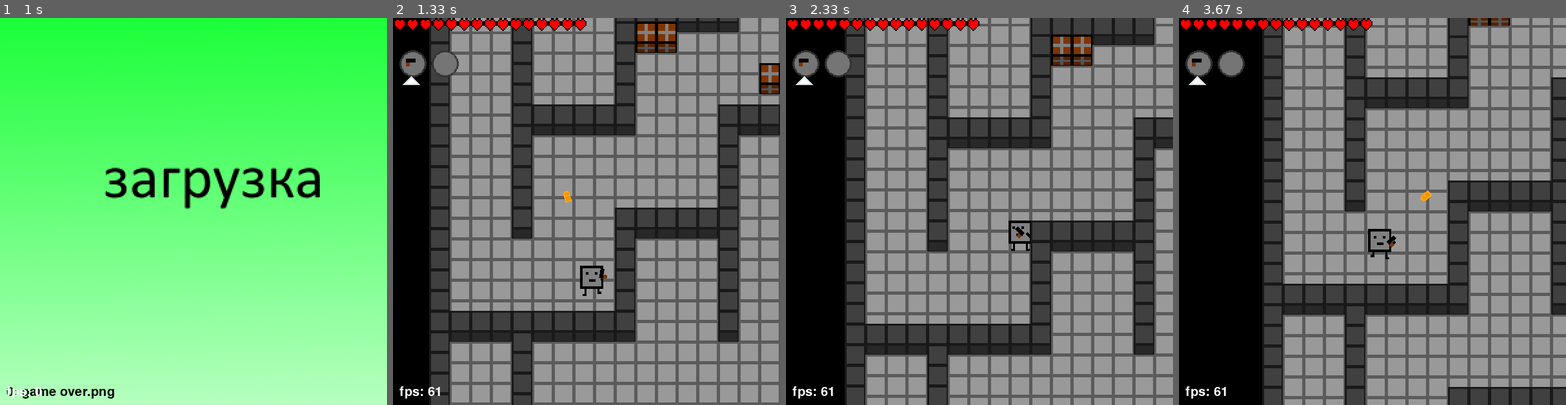
Above: before the commit, frames 1-4 (left to right).
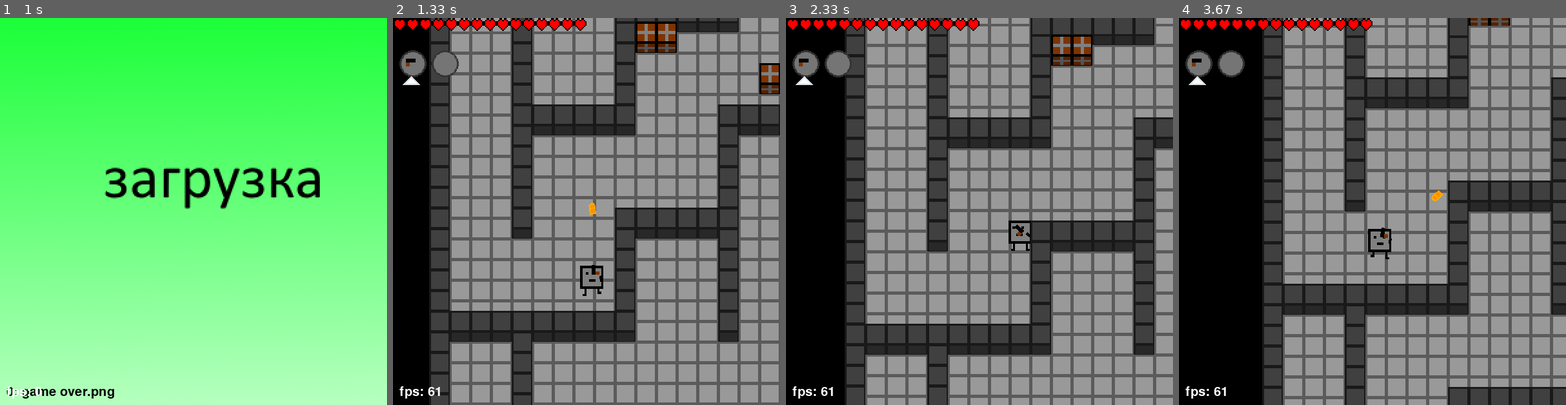
Above: after the commit, the same moments.

Repository: Va-Dim-tech/project-pygame
Game: pygame game, started from main.py
The game is run twice, just before and just after one commit, with the same random seed, the same clock (stepped at 60 frames per second) and the same inputs.
Inputs (mouse positions are in pixels of both pictures, inside the frame that each line leads up to):
- Up to frame 1 (1 s): press the mouse at (170, 126) at 0.37 s; move the mouse to (119, 215) at 0.47 s; release the mouse at (73, 304) at 0.6 s; click (170, 126) at 0.72 s
- Up to frame 2 (1.33 s): press the mouse at (563, 126) at 1.2 s; move the mouse to (594, 168) at 1.3 s
- Up to frame 3 (2.33 s): release the mouse at (1018, 211) at 1.43 s; hold D 1.5-1.97 s; move the mouse to (1126, 358) at 1.53 s; hold W 2-2.3 s; move the mouse to (863, 95) at 2.03 s
- Up to frame 4 (3.67 s): hold D 2.33-2.8 s; move the mouse to (1364, 350) at 2.37 s; hold A 2.83-3.37 s; move the mouse to (1229, 184) at 2.87 s; hold S from 3.4 s (still down); move the mouse to (1387, 196) at 3.43 s

Frame 1 is identical in both runs. In frame 2, 0.1% of the frame differs, in the area x 44-56%, y 44-69%; in frame 3, less than 0.1%; in frame 4, 0.2%, in the area x 52-69%, y 44-60%.

Commit message:
исправленны ошибки с направлением стрельбы и поворотом оружия

Diff:
--- a/client.py
+++ b/client.py
@@ -18,10 +18,10 @@
         self.netdat = None
         self.state = 0
         self.instantsend = True
-        self.addres = '127.0.0.1:55555'
+        self.addres = '127.0.0.1'
         self.port = 55555
         self.mainsock = None
-        self.prefered_buffer_len = 2000
+        self.prefered_buffer_len = 5000
         self.game = None
         self.keep_alive_time = 2
         self.keep_alive_time_t = time()
--- a/data/guns.txt
+++ b/data/guns.txt
@@ -6,7 +6,7 @@
 imagen pic 0,0
 imagef pic 0,1
 bullet default
-sdvig 0,0
+sdvig 1,4
 param 0 0.5
 param 1 0.6
 param 2 2
--- a/game.py
+++ b/game.py
@@ -427,9 +427,9 @@
 
     def eventer(self, event):
         if self.playerclass != None:
-            if event.type == pygame.MOUSEMOTION:
-
-                self.playerclass.cursorubdate(all.curpos - self.curvec)
+            #if event.type == pygame.MOUSEMOTION:
+
+                #self.playerclass.cursorubdate(all.curpos - self.curvec)
 
             if event.type == pygame.MOUSEBUTTONUP:
                 self.playerclass.offclick()
@@ -673,6 +673,7 @@
         self.bullet = bullet
         self.name = name
         self.sdvig = pygame.Vector2(0, 0)
+        self.draw_offset = pygame.Vector2(-self.sdvig.x, -self.sdvig.y)
         self.size = (0, 0)
         self.mirored = False
         self.fired = False
@@ -684,12 +685,17 @@
     def rotate(self, angle):
         if self.usedim != None:
             self.drawedim = pygame.transform.rotate(self.usedim, angle)
+            rect = self.usedim.get_rect()
+            self.draw_offset = (pygame.Vector2(rect.center[0], rect.center[1]) - self.sdvig).rotate(-angle)
+            rect = self.drawedim.get_rect(center=(0,0))
+            self.draw_offset = self.draw_offset + (rect[0], rect[1])
         self.angle = angle
 
 
     def draw(self, screen, pos):
         if self.drawedim != None:
-            screen.blit(self.drawedim, self.sdvig + pos)
+            #screen.blit(self.drawedim, self.sdvig + pos)
+            screen.blit(self.drawedim, self.draw_offset + pos)
 
     def on_sync_get(self):
         self.updateimage()
--- a/menu.py
+++ b/menu.py
@@ -20,7 +20,7 @@
         self.startbtnrect.x = varsclass.xsiz / 3
         self.startbtnrect.y = varsclass.ysiz / 4
         self.startbtnsel = False
-        self.addr_text = varsclass.client.addres
+        self.addr_text = varsclass.client.addres + ':' + str(varsclass.client.port)
 
         updaterecord()
 
--- a/net.py
+++ b/net.py
@@ -65,7 +65,7 @@
 
 
     def message_parser(netdat, msg):
-        print(msg)
+        #print(msg)
         if len(msg) < 11:
             print('parse rror 0 in mes', msg)
             return None
@@ -91,7 +91,7 @@
         for i, j in netdat.sended.items():
             if i <= lirecv and i not in errs:
                 t.add(i)
-                print('recived', i)
+                #print('recived', i)
                 continue
             if netdat.sended[i][3] == None:
                 continue
@@ -282,14 +282,14 @@
                     s = '1' + to_str_len(i, 5) + 'a' + to_str_len(j[1], 5) + to_str_len(len(j[2]), 3) + j[2]
                     netdat.chk_msg(s)
                     netdat.messages[netdat.tecMess] += s
-                    print('fix addet', s)
+                    #print('fix addet', s)
                     #netdat.sended[i] = ['a', funid, params, None]
                 elif j[0] == 'r':
                     #send_request(netdat, j[1], f[2])
                     s = '1' + to_str_len(i, 5) + 'r' + to_str_len(j[1], 3) + to_str_len(len(j[2]), 3) + j[2]
                     netdat.chk_msg(s)
                     netdat.messages[netdat.tecMess] += s
-                    print('fix addet', s)
+                    #print('fix addet', s)
                     #netdat.sended[i] = ['r', funame, params, None]
                 else:
                     print('fix send error 1', i, j)
--- a/objects.py
+++ b/objects.py
@@ -414,10 +414,10 @@
         self.arm = all.game.playerarm
         self.armdraw = self.arm
         self.armvec = pygame.Vector2(1, 0)
-        self.armdist = 20
+        self.armdist = 5
         self.armforvard = pygame.Vector2(7, 0)
         self.armsdvg = pygame.Vector2(9, 0)
-        self.gunsdvg = pygame.Vector2(20, 0)
+        self.gunsdvg = pygame.Vector2(self.armdist, 0)
         self.gunpos = pygame.Vector2(0, 0)
         self.guncorect = pygame.Vector2(0, 0)
         self.cornpos = pygame.Vector2(all.game.cellsizx, all.game.cellsizy)
@@ -449,6 +449,7 @@
         self.pry = self.pos.y
         self.tx = self.pos.x
         self.ty = self.pos.y
+        self.lasangle = 0
         self.server = False
 
     def server_init(self):
@@ -479,10 +480,14 @@
         screen.blit(self.month, pos + self.center + self.monthsdvg + (self.wiewin - (self.pos + self.center)) / 130)
         screen.blit(self.armdraw, pos + self.center + self.armvec + self.armsdvg)
 
+        if self.lasangle != self.wiewin.angle_to((1,0)):
+            #print(self.guncorect, self.gunpos)
+            self.lasangle = self.wiewin.angle_to((1,0))
+            self.cursorubdate(self.wiewin - (self.pos+ self.center))
         if self.inventar[self.selected] != None:
-            self.inventar[self.selected].draw(screen, pos + self.center + self.armsdvg + self.guncorect)
+            self.inventar[self.selected].draw(screen, pos + self.center + self.armvec + self.armsdvg)
+            #pos + self.center + self.armsdvg + self.armvec +self.gunpos
         if self.itemselected != None:
-
             screen.blit(textures['gui'][1][1][0], pos + (self.itemselected.pos - self.pos) + self.itemsdvg)
 
     def cursorubdate(self, vec):
@@ -495,47 +500,26 @@
         self.armvec.y = -self.armvec.y
         self.armdraw = pygame.transform.rotate(self.arm, angle)
 
+
+
         if self.inventar[self.selected] != None:
-
             if abs(angle) > 90:
                 if self.inventar[self.selected] != None:
                     self.inventar[self.selected].miror(True)
                     self.inventar[self.selected].rotate(angle)
 
-                self.guncorect.update(0, 0)
-
-
-                if angle > 90:
-                    angle2 = 180 - angle
-                    self.guncorect.x = -self.inventar[self.selected].size[0] * math.cos(math.radians(angle2)) - self.inventar[self.selected].size[1] * math.cos(math.radians(90 - angle2))
-                    self.guncorect.y = -self.inventar[self.selected].size[0] * math.sin(math.radians(angle2))
-
-                elif angle < -90:
-                    angle2 = abs(angle) - 90
-                    self.guncorect.x = - self.inventar[self.selected].size[0] * math.cos(math.radians(90 - angle2))
-                    self.guncorect.y = 0
-
-
             else:
                 self.inventar[self.selected].miror(False)
                 self.inventar[self.selected].rotate(angle)
 
-                if angle > 0:
-
-                    self.guncorect.x = 0
-                    self.guncorect.y = -self.inventar[self.selected].size[0] * math.sin(math.radians(angle))
-
-                elif angle < 0:
-                    self.guncorect.x = -self.inventar[self.selected].size[1] * math.cos(math.radians(90 + angle))
-                    self.guncorect.y = 0
-        if self.inventar[self.selected] != None:
-            self.guncorect = self.guncorect + self.inventar[self.selected].sdvig.rotate(180 - angle)
+        #if self.inventar[self.selected] != None:
+        #    self.guncorect = self.guncorect + self.inventar[self.selected].sdvig.rotate(180 - angle)
 
 
     def fire(self):
         print('need')
         if self.inventar[self.selected] != None:
-            self.inventar[self.selected].fire(self.pos + self.center + self.armsdvg + self.guncorect, self.gunpos, self)
+            self.inventar[self.selected].fire(self.pos + self.center, self.center, self)
 
     def onclick(self):
         self.clicked = True
--- a/server.py
+++ b/server.py
@@ -81,9 +81,9 @@
         if state == 0:
             self.instantsend = False
         elif state == 1:
-            pass
+            self.instantsend = False
         elif state == 2:
-            pass
+            self.instantsend = False
         elif state == 3:
             self.instantsend = True
 
@@ -900,8 +900,8 @@
     print('gen_level')
 
 def add_player(levelid):
-    #if len(levels[levelid].players) == 0:
-    #    gen_level(levels[levelid])
+    if len(levels[levelid].clients) == 0:
+        gen_level(levels[levelid])
 
     pl = player(x=levels[levelid].start_pos[0] * all.game.cellsizx + 10, y=levels[levelid].start_pos[1] * all.game.cellsizy + 10)
     if all.game.playerweapon != None:
@@ -921,6 +921,9 @@
 
 def change_player_level(levelid, client):
     print('change_player_level')
+    if len(levels[levelid].clients) == 0:
+        gen_level(levels[levelid])
+
 
     pl = client.playerclass
 
@@ -935,8 +938,8 @@
 
     client.level = levelid
 
-    if len(levels[levelid].clients) == 0:
-        gen_level(levels[levelid])
+    #if len(levels[levelid].clients) == 0:
+    #    gen_level(levels[levelid])
     attach_client_to_level(client)
     #add_timer(timing(tim=time() + 3, lamb=attach_client_to_level, params=client))
 
@@ -1008,47 +1011,49 @@
     for lvl in levels:
         if len(lvl.clients) != 0:
             lvl.set_params(all.game)
-
-            for i in all.game.entitys:
-
-                if i.net_params[3][0]:
-                    i.sync = False
-                    if i.net_params[3][1]:
-                        if len(i.net_params) > 5 and i.net_params[5]:
-                            i.lock.acquire()
+            try:
+                for i in all.game.entitys:
+
+                    if i.net_params[3][0]:
+                        i.sync = False
+                        if i.net_params[3][1]:
+                            if len(i.net_params) > 5 and i.net_params[5]:
+                                i.lock.acquire()
+                                i.ubdate(dt)
+                                i.lock.release()
+                            else:
+                                i.ubdate(dt)
+                        if i.net_params[0][0]:
+                            if len(i.net_params) > 5 and i.net_params[5]:
+                                i.lock.acquire()
+                                i.server_update(dt)
+                                i.lock.release()
+                            else:
+                                i.server_update(dt)
+                        if i.sync:
+                            clients_lock.acquire()
+                            for j in lvl.clients:
+                                j.need_send = True
+                                send_new_pos(j, i)
+                                send_sync_data(j, i)
+                            clients_lock.release()
+                    else:
+                        if i.net_params[3][1]:
                             i.ubdate(dt)
-                            i.lock.release()
-                        else:
-                            i.ubdate(dt)
-                    if i.net_params[0][0]:
-                        if len(i.net_params) > 5 and i.net_params[5]:
-                            i.lock.acquire()
+                        if i.net_params[0][0]:
                             i.server_update(dt)
-                            i.lock.release()
-                        else:
-                            i.server_update(dt)
-                    if i.sync:
-                        clients_lock.acquire()
-                        for j in lvl.clients:
-                            j.need_send = True
-                            send_new_pos(j, i)
-                            send_sync_data(j, i)
-                        clients_lock.release()
-                else:
-                    if i.net_params[3][1]:
-                        i.ubdate(dt)
-                    if i.net_params[0][0]:
-                        i.server_update(dt)
-                    if abs(i.prx - i.pos.x) > 10 or abs(i.pry - i.pos.y) > 10:
-                        i.prx = i.pos.x
-                        i.pry = i.pos.y
-                        clients_lock.acquire()
-                        for j in lvl.clients:
-                            j.need_send = True
-                            send_new_pos(j, i)
-                            send_sync_data(j, i)
-
-                        clients_lock.release()
+                        if abs(i.prx - i.pos.x) > 10 or abs(i.pry - i.pos.y) > 10:
+                            i.prx = i.pos.x
+                            i.pry = i.pos.y
+                            clients_lock.acquire()
+                            for j in lvl.clients:
+                                j.need_send = True
+                                send_new_pos(j, i)
+                                send_sync_data(j, i)
+
+                            clients_lock.release()
+            except BaseException as e:
+                print('except in enity update', e)
             if lvl.dodelete:
                 lvl.dodelete = False
                 i = 0
@@ -1061,9 +1066,14 @@
             if all.game.lazyenid >= len(all.game.lazyenemy):
                 all.game.lazyenid = -1
             else:
-                if len(all.game.lazyenemy[all.game.lazyenid].net_params) > 5 and all.game.lazyenemy[all.game.lazyenid].net_params[5]:
-                    all.game.lazyenemy[all.game.lazyenid].lock.acquire()
-                    all.game.lazyenemy[all.game.lazyenid].lazy()
-                    all.game.lazyenemy[all.game.lazyenid].lock.release()
-                else:
-                    all.game.lazyenemy[all.game.lazyenid].lazy()
+                try:
+                    if len(all.game.lazyenemy[all.game.lazyenid].net_params) > 5 and all.game.lazyenemy[all.game.lazyenid].net_params[5]:
+                        all.game.lazyenemy[all.game.lazyenid].lock.acquire()
+
+                        all.game.lazyenemy[all.game.lazyenid].lazy()
+
+                        all.game.lazyenemy[all.game.lazyenid].lock.release()
+                    else:
+                        all.game.lazyenemy[all.game.lazyenid].lazy()
+                except BaseException as e:
+                    print('error in lazy update')
Binary file added: data/items/drobach.png
